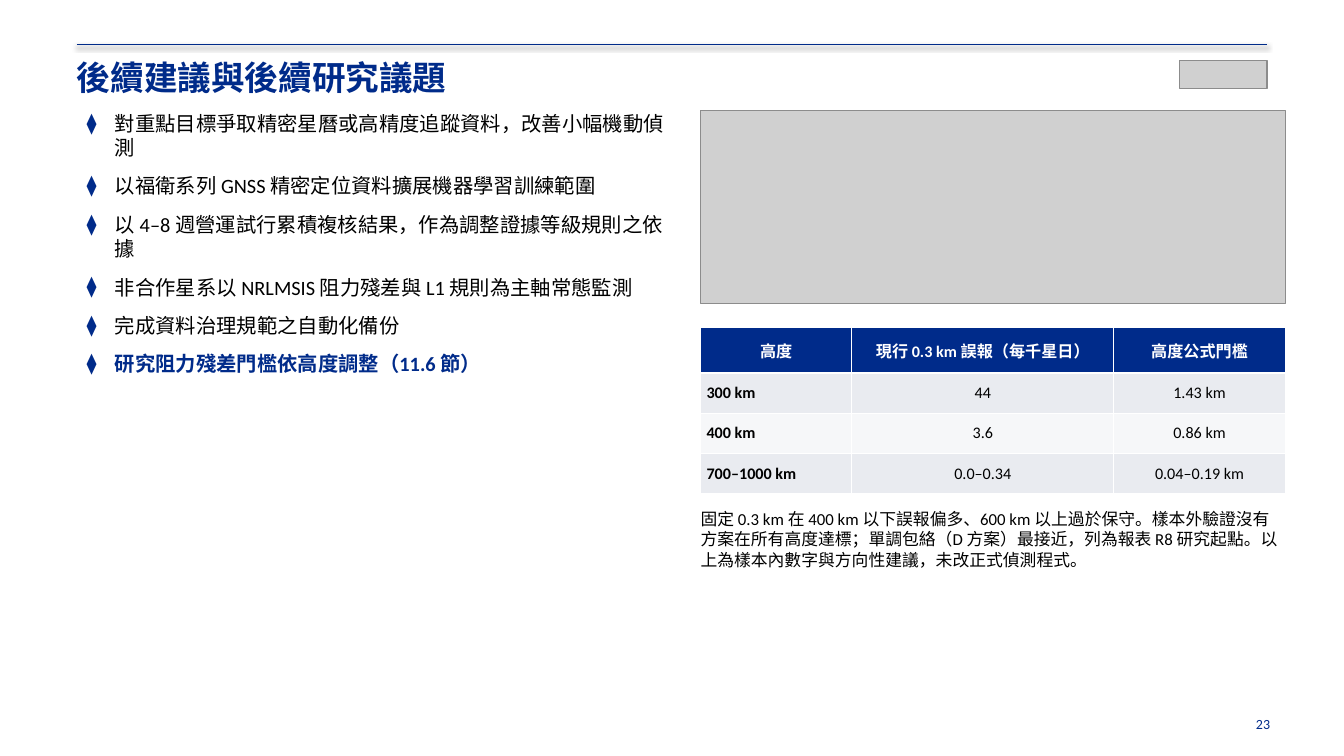
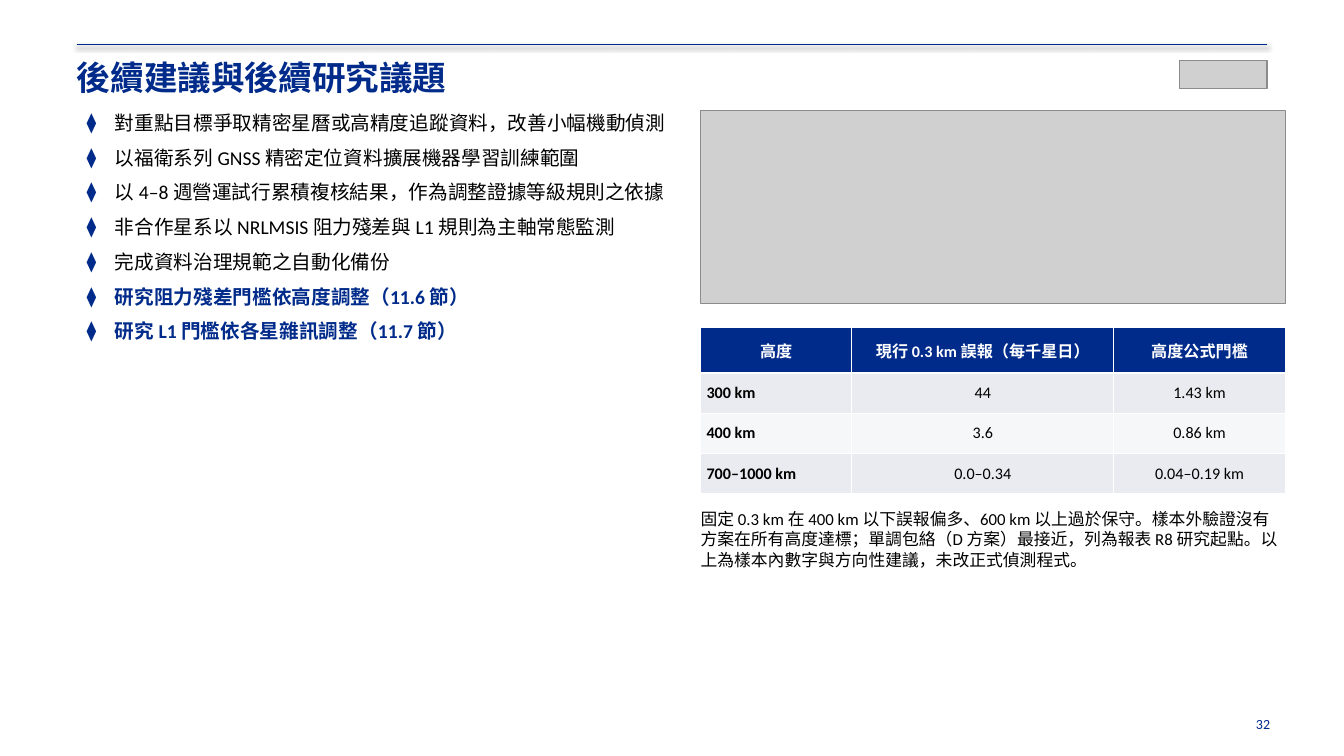
Before and after one commit to RhynoW/Sat_TraingDataExtension, a slide deck: slide 32 of output/期末交付_文件包_20261118/01_期末報告/期末報告_結案簡報_20261115.pptx (slide 23 before the commit). Drawn at 1344x756 pixels with LibreOffice and Linux fonts; fonts in the diff are those of the drawing; grey boxes stand for pictures. Boxes give left, top, right and bottom in pixels: in the first picture for what was removed or moved away, otherwise in the second. Text is boxed around its words. In the diff, an @@ line names an element or a change of style, - is before the commit and + after.

```diff
--- a/output/期末交付_文件包_20261118/01_期末報告/期末報告_結案簡報_20261115.pptx
+++ b/output/期末交付_文件包_20261118/01_期末報告/期末報告_結案簡報_20261115.pptx
@@ text at (x1=115, y1=113, x2=665, y2=306): size 14.5 to 14 pt in "對重點目標爭取精密星曆或高精度追蹤資料，改善小幅機動偵測", "以福衛系列 GNSS 精密定位資料擴展機器學習訓練範圍", "以 4–8 週營運試行累積複核結果，作為調整證據等級規則之依據", "非合作星系以 NRLMSIS 阻力殘差與 L1 規則為主軸常態監測" and 2 more places; less space between paragraphs @@
@@ text at (x1=115, y1=321, x2=456, y2=340): paragraph added @@
+⧫ 研究 L1 門檻依各星雜訊調整（11.7 節）
@@ text at (x1=1256, y1=720, x2=1270, y2=729): text changed @@
-23
+32
```
Also in this commit, not shown: 20 other slides changed, 9 slides added, 40 other files.
